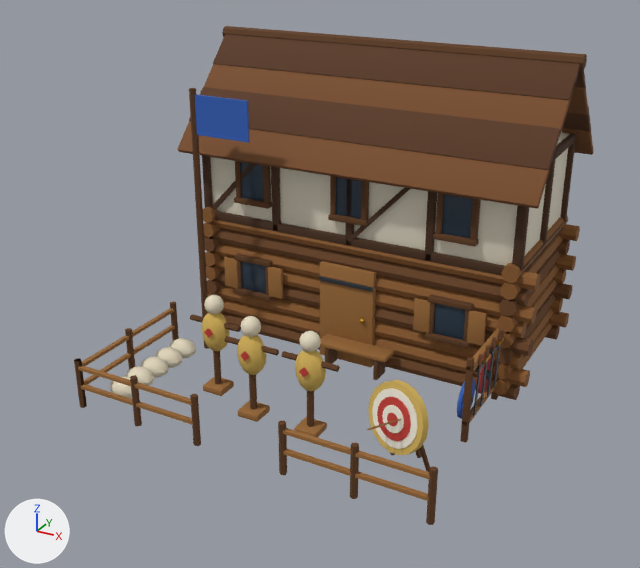
Renders of the glTF model modele3d/export/mapa/koszary_poz09.glb from each side of a commit.
One viewpoint serves both versions: a 50 mm lens placed at (6.69, -12.75, 8.04), pointed at (-0.05, -0.5, 1.92). The axes (+X, +Y, +Z) are drawn at lower left. The lights are the same throughout. The picture after the commit comes second. Vertices at exactly the same position are counted once.

In view in the first picture: 'koszary_poz09'.
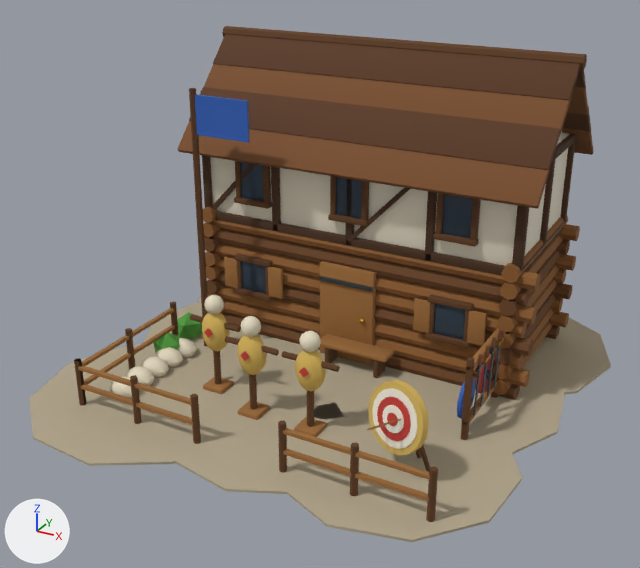
Where the change shows, as pixel boxes (x1, y1, x2, y2) in the pictures (640 x 568 px):
'koszary_poz09', reshaped (12% wider): before (74, 26, 593, 525); after (29, 26, 611, 542)
part 1 of me_koszary_poz09, added (beige): after (29, 344, 212, 466)
part 2 of me_koszary_poz09, added (beige): after (143, 303, 262, 378)
part 3 of me_koszary_poz09, added (mostly hidden): after (199, 297, 269, 338)
part 4 of me_koszary_poz09, added (beige): after (165, 376, 305, 494)
part 5 of me_koszary_poz09, added (beige): after (232, 336, 348, 419)
part 6 of me_koszary_poz09, added (beige): after (277, 403, 522, 542)
part 7 of me_koszary_poz09, added (beige): after (328, 360, 565, 457)
part 8 of me_koszary_poz09, added (beige): after (434, 318, 611, 397)
part 9 of me_koszary_poz09, added (green): after (177, 312, 202, 339)
part 10 of me_koszary_poz09, added: after (153, 334, 180, 353)

The edits, one by one:
Material 'mapa_gravel' (mat_mapa_gravel) is new.
Its base color is (0.451, 0.381, 0.262) (beige #b3a68c).
Its roughness is 0.95.
Material 'mapa_leaves' (mat_mapa_leaves) is new.
Its base color is (0.0782, 0.323, 0.0423) (green #4f9a3a).
Its roughness is 0.85.
me_koszary_poz09 is used by ob_koszary_poz09; location (0.0, 0.0, 0.0).
me_koszary_poz09 had 6282 vertices, 11900 faces and spanned x -3.45..3.45, y -3.26..3.72, z -0.02..5.72.
me_koszary_poz09 now has 6582 vertices, 12424 faces and spans x -4.43..4.43, y -4.48..4.42, z -0.11..5.72.
me_koszary_poz09 part 1: a new loose piece, a 10-sided cylinder along z spanning x -4.426..-0.307, y -4.482..-0.443, z 0.005..0.045, in mat_mapa_gravel (beige #b3a68c).
me_koszary_poz09 part 2: a new loose piece, a 10-sided cylinder along z spanning x -4.177..-0.65, y -1.554..1.964, z 0.004..0.046, in mat_mapa_gravel (beige #b3a68c).
me_koszary_poz09 part 3: a new loose piece, a 10-sided cylinder along z spanning x -4.192..-0.492, y 0.265..3.965, z 0.003..0.047, in mat_mapa_gravel (beige #b3a68c).
me_koszary_poz09 part 4: a new loose piece, a 10-sided cylinder along z spanning x -1.813..1.944, y -4.001..-0.198, z 0.004..0.046, in mat_mapa_gravel (beige #b3a68c).
me_koszary_poz09 part 5: a new loose piece, a 10-sided cylinder along z spanning x -1.922..1.67, y -1.796..1.775, z 0.003..0.047, in mat_mapa_gravel (beige #b3a68c).
me_koszary_poz09 part 6: a new loose piece, a 10-sided cylinder along z spanning x 0.263..4.027, y -3.983..-0.135, z 0.003..0.047, in mat_mapa_gravel (beige #b3a68c).
me_koszary_poz09 part 7: a new loose piece, a 10-sided cylinder along z spanning x 0.058..4.157, y -1.865..2.222, z 0.002..0.048, in mat_mapa_gravel (beige #b3a68c).
me_koszary_poz09 part 8: a new loose piece, a 10-sided cylinder along z spanning x 0.308..4.433, y 0.426..4.424, z 0.001..0.049, in mat_mapa_gravel (beige #b3a68c).
me_koszary_poz09 part 9: a new loose piece, an icosphere of 20 faces spanning x -3.47..-2.91, y -0.42..0.11, z -0.11..0.51, in mat_mapa_leaves (green #4f9a3a).
me_koszary_poz09 part 10: a new loose piece, an icosphere of 20 faces spanning x -3.27..-2.74, y -1.33..-0.83, z -0.1..0.5, in mat_mapa_leaves (green #4f9a3a).
Other edits to the shape of me_koszary_poz09 do not show in these pictures.
me_koszary_poz09 gains material mat_mapa_gravel (beige #b3a68c).
me_koszary_poz09 gains material mat_mapa_leaves (green #4f9a3a).
